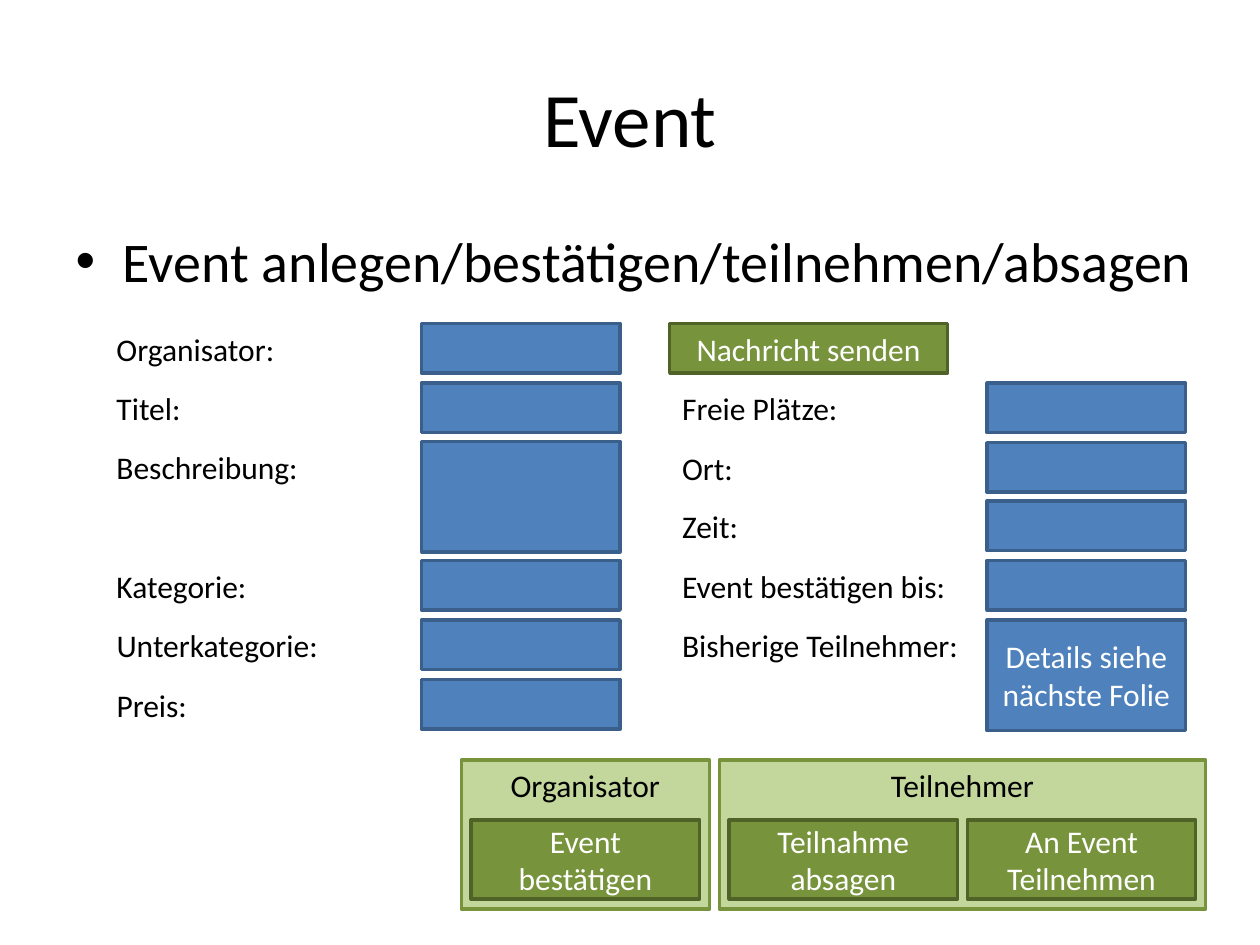
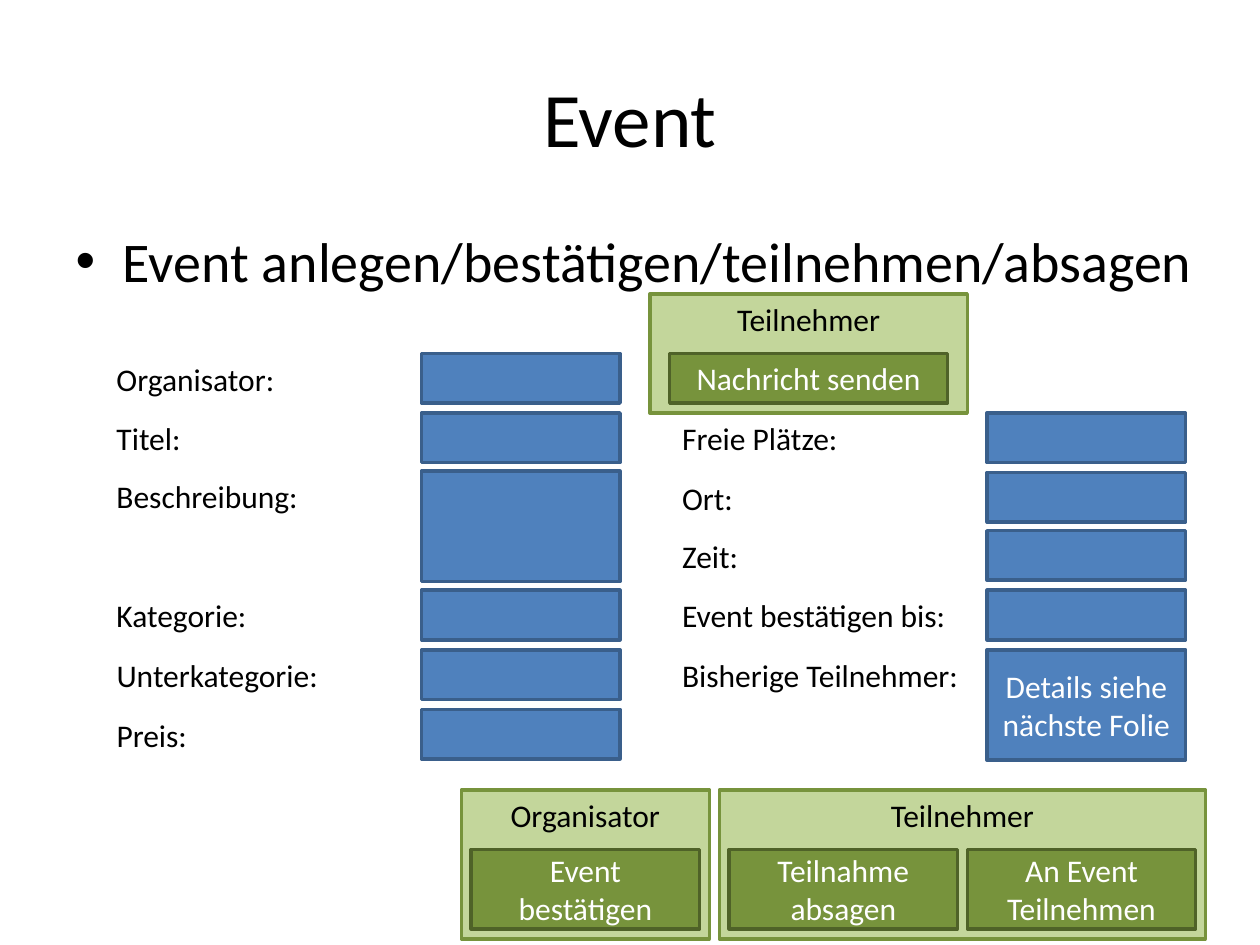
Before and after one commit to silkslostsoul/Eventalizer, a slide deck: slide 9 of Dokumente/Masken Mock-Ups.pptx. Drawn at 1260x945 pixels with LibreOffice and Linux fonts; fonts in the diff are those of the drawing. Boxes give left, top, right and bottom in pixels: in the first picture for what was removed or moved away, otherwise in the second. Text is boxed around its words. In the diff, an @@ line names an element or a change of style, - is before the commit and + after.

```diff
--- a/Dokumente/Masken Mock-Ups.pptx
+++ b/Dokumente/Masken Mock-Ups.pptx
@@ rectangle added at bbox=[650, 294, 968, 412], fill #C3D69B, outline #77933C 2 pt, 18 pt, text #000000 @@
+Teilnehmer
@@ 17 rectangles, 11 texts: place and size @@
-17 rectangles, 11 texts at bbox=[116, 324, 1206, 908]
+17 rectangles, 11 texts at bbox=[116, 354, 1206, 939]
```
Also in this commit, not shown: 1 other slide changed.
